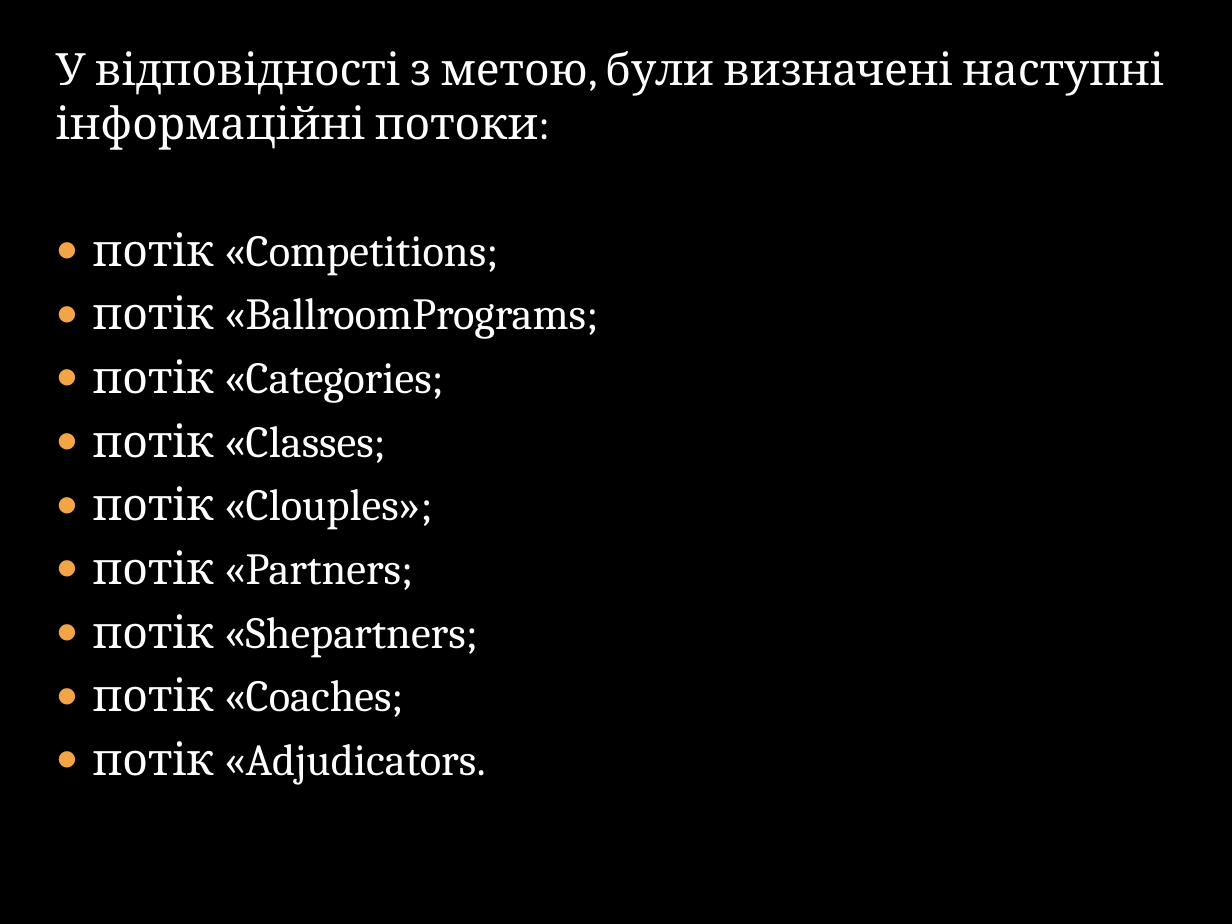
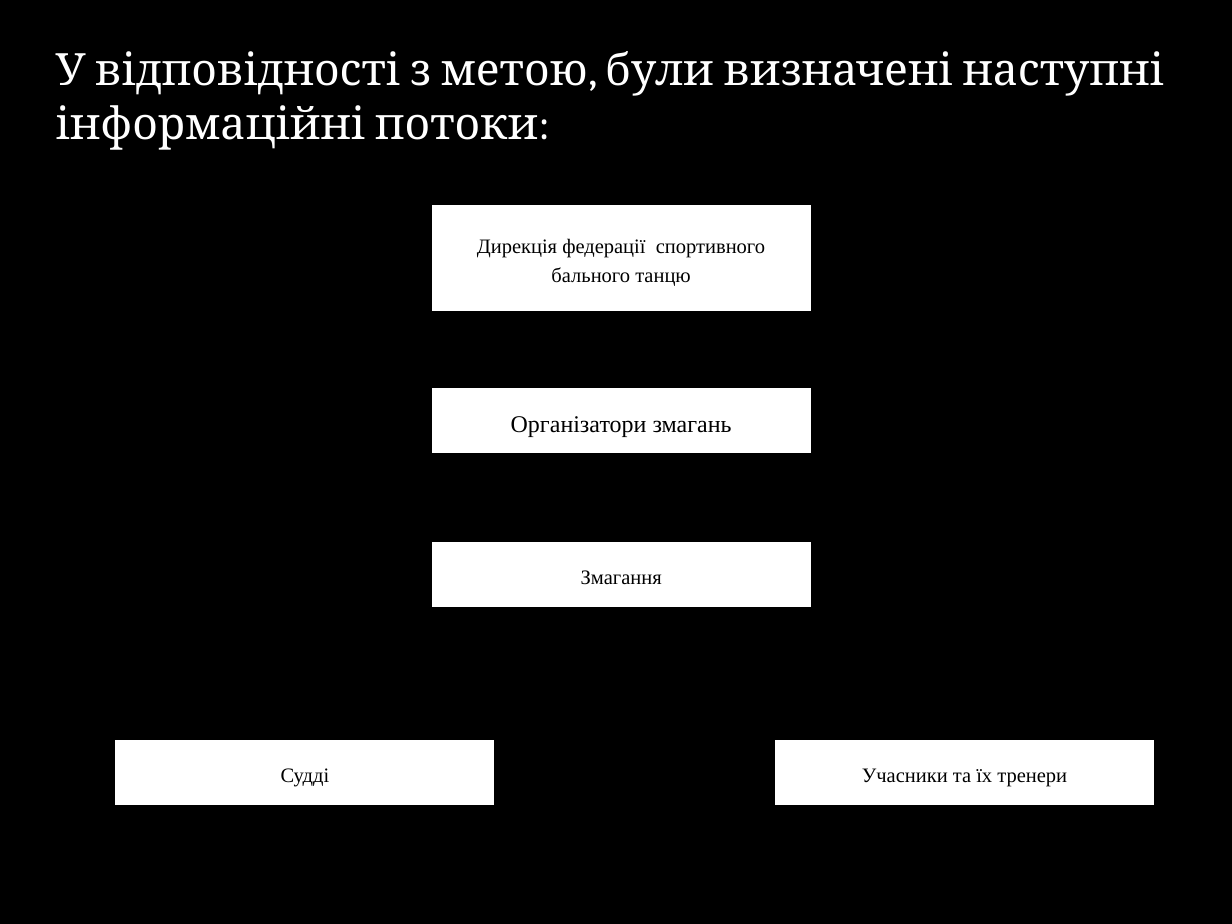
Before and after one commit to Apuchtin-Vladislav/Coursework-register-on-ballroom-competitions-, a slide deck: slide 3 of отчет/Курсова робота.pptx. Drawn at 1232x924 pixels with LibreOffice and Linux fonts; fonts in the diff are those of the drawing; background and template pictures are left out. Boxes give left, top, right and bottom in pixels: in the first picture for what was removed or moved away, otherwise in the second. Text is boxed around its words. In the diff, an @@ line names an element or a change of style, - is before the commit and + after.

```diff
--- a/отчет/Курсова робота.pptx
+++ b/отчет/Курсова робота.pptx
@@ text at bbox=[93, 232, 599, 785]: paragraphs removed @@
-● потік «Competitions;
-● потік «BallroomPrograms;
-● потік «Categories;
-● потік «Classes;
-● потік «Clouples»;
-● потік «Partners;
-● потік «Shepartners;
-● потік «Coaches;
-● потік «Adjudicators.
@@ group added at bbox=[113, 203, 1157, 808]: 5 rectangles, 4 arrows @@
+Учасники та їх тренери
+Судді
+Організатори змагань
+Дирекція федерації спортивного бального танцю
+Змагання
```
Also in this commit, not shown: 1 other slide changed, 2 other files.
